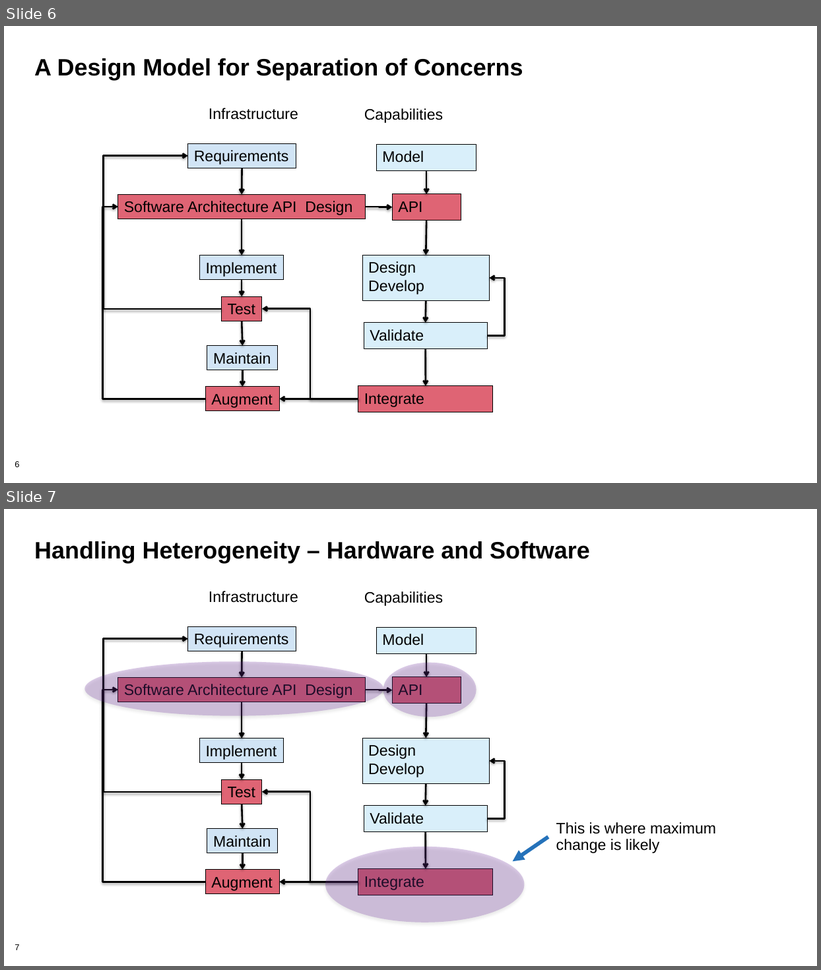
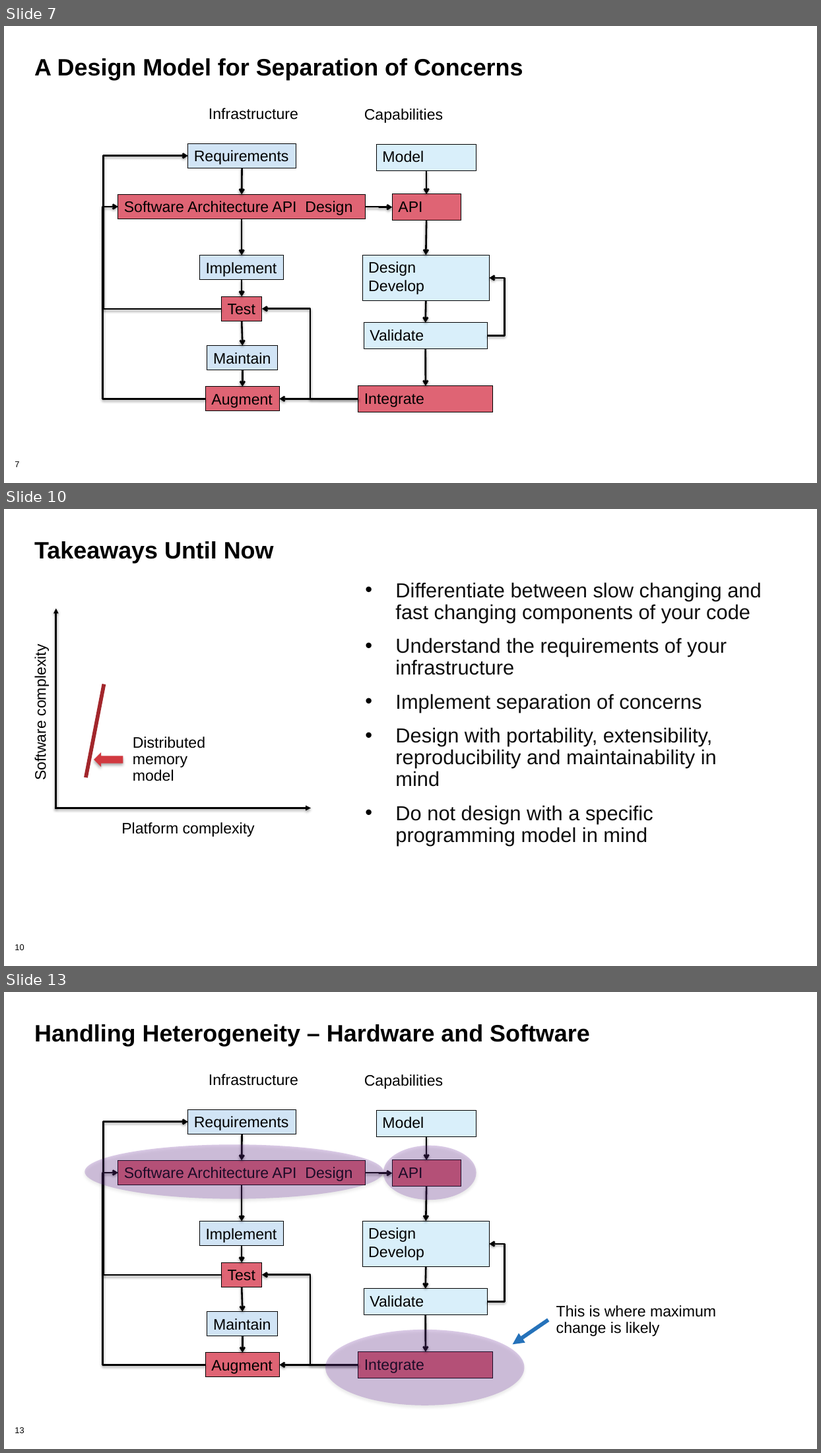
Before and after one commit to bssw-tutorial/presentations, a slide deck: design-a.pptx. Shown one above the other, each under a label of ours: slides 6 and 7 before the commit, slides 7, 10 and 13 after it; the slides between them are not shown. The pictures are 821x970 and 821x1453 pixels, drawn with LibreOffice and Linux fonts; fonts in the diff are those of the drawing; background and template pictures are left out. Boxes give left, top, right and bottom in pixels: in the first picture for what was removed or moved away, otherwise in the second. Text is boxed around its words. In the diff, an @@ line names an element or a change of style, - is before the commit and + after.

Commit message:
update design

```diff
--- a/design-a.pptx
+++ b/design-a.pptx
@@ slide 10 added at (4, 509, 817, 966), background #FFFFFF; not listed: 1 template element that a slide beside it also shows @@
@@ title added at (34, 541, 274, 563), 28 pt, text #000000, bold @@
+Takeaways Until Now
@@ text added at (395, 582, 761, 846), 24 pt, text #0D0D0D @@
+• Differentiate between slow changing and fast changing components of your code
+• Understand the requirements of your infrastructure
+• Implement separation of concerns
+• Design with portability, extensibility, reproducibility and maintainability in mind
+• Do not design with a specific programming model in mind
@@ group added at (32, 609, 311, 837): 3 texts, 2 arrows, 1 line, 1 left arrow @@
+Platform complexity
+Software complexity
+Distributed
+memory
+model
@@ what was slide 6 is now slide 7 @@
@@ page number at (15, 462, 19, 468): text changed @@
-6
+7
@@ what was slide 7 is now slide 13 @@
@@ page number at (15, 1428, 24, 1434): text changed @@
-7
+13
```
Also in this commit, not shown: 1 slide changed, 7 other slides added, 6 slides removed.
